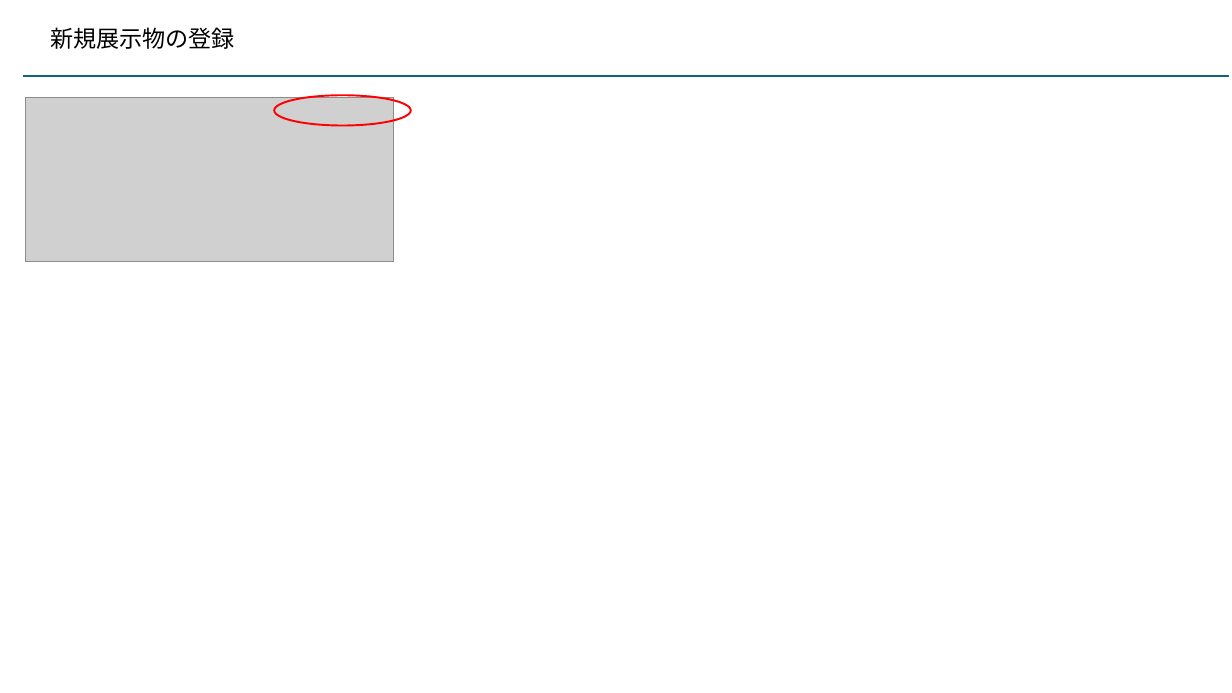
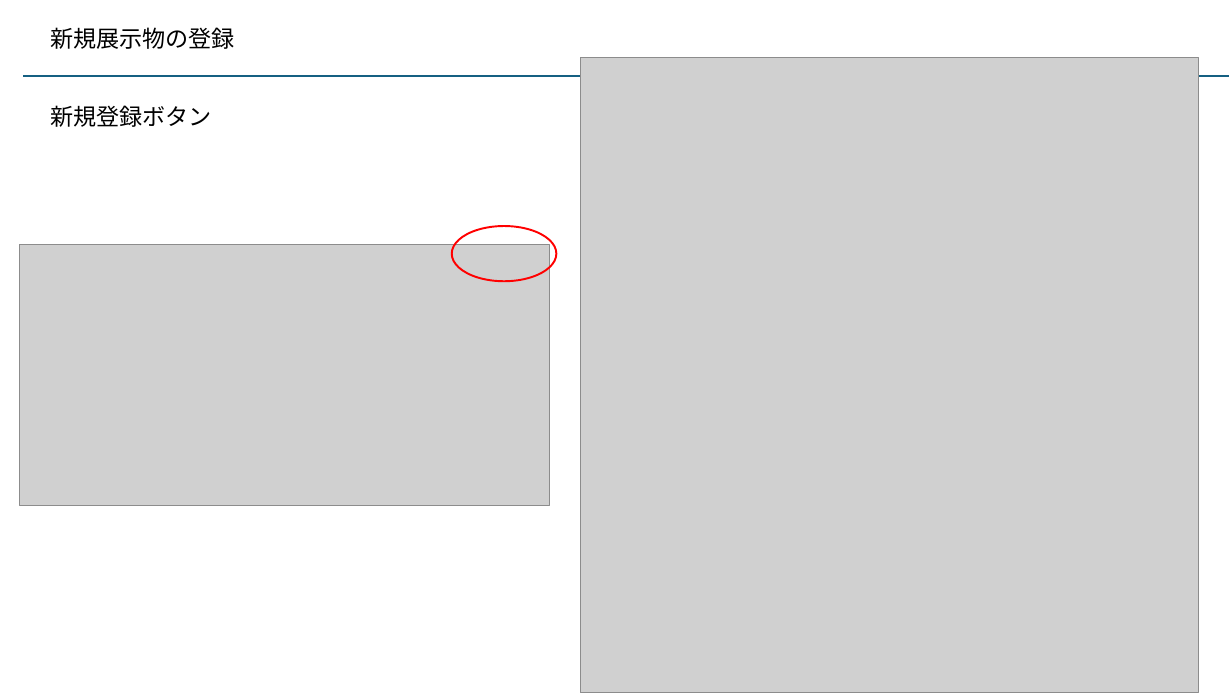
Before and after one commit to kaze-lab/museum_app_proj, a slide deck: slide 36 of 展示物アプリ仕様.pptx (slide 35 before the commit). Drawn at 1232x693 pixels with LibreOffice and Linux fonts; fonts in the diff are those of the drawing; grey boxes stand for pictures. Boxes give left, top, right and bottom in pixels: in the first picture for what was removed or moved away, otherwise in the second. Text is boxed around its words. In the diff, an @@ line names an element or a change of style, - is before the commit and + after.

```diff
--- a/展示物アプリ仕様.pptx
+++ b/展示物アプリ仕様.pptx
@@ picture added at (580, 57, 1199, 693) @@
@@ picture removed at (25, 97, 394, 262) @@
@@ text added at (50, 105, 212, 127), 18 pt, text #000000 @@
+新規登録ボタン
@@ ellipse removed at (274, 95, 411, 126) @@
@@ ellipse added at (452, 226, 556, 282), outline #FF0000 1.5 pt @@
@@ picture added at (19, 245, 549, 506) @@
```
Also in this commit, not shown: 5 other slides changed, 2 slides added, 17 other files.
